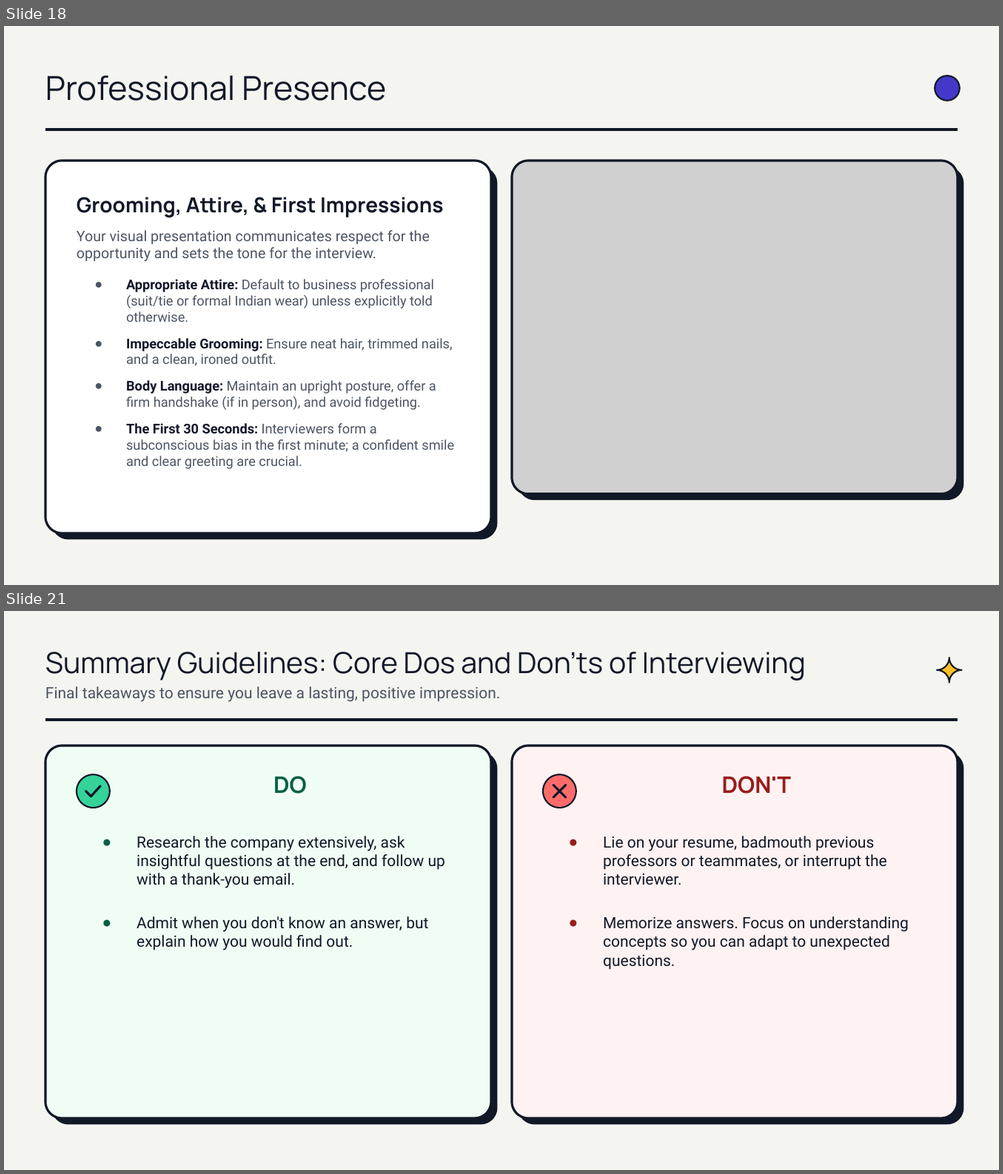
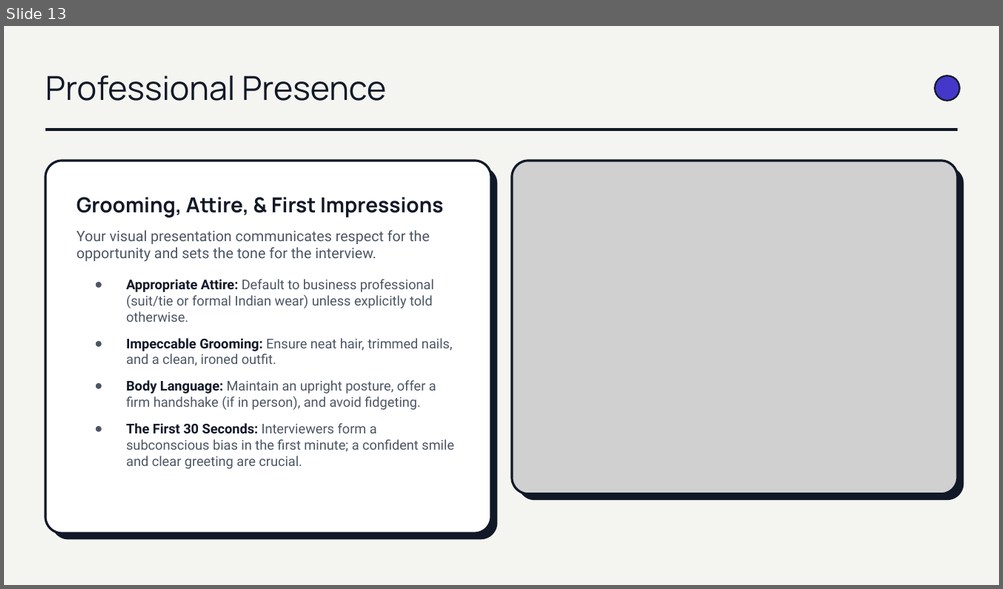
Before and after one commit to brinda-25/workshop, a slide deck: Day4/Mastering_Interview.pptx. Shown one above the other, each under a label of ours: slides 18 and 21 before the commit, slide 13 after it; the slides between them are not shown. The pictures are 1003x1174 and 1003x589 pixels, drawn with LibreOffice and Linux fonts; fonts in the diff are those of the drawing; grey boxes stand for pictures. Boxes give left, top, right and bottom in pixels: in the first picture for what was removed or moved away, otherwise in the second. Text is boxed around its words. In the diff, an @@ line names an element or a change of style, - is before the commit and + after.

```diff
--- a/Day4/Mastering_Interview.pptx
+++ b/Day4/Mastering_Interview.pptx
@@ slide 21 removed at (x1=4, y1=611, x2=999, y2=1170), background #FFFFFF @@
@@ rectangle removed at (x1=4, y1=611, x2=999, y2=1170) @@
@@ text removed at (x1=45, y1=652, x2=805, y2=702) @@
-Summary Guidelines: Core Dos and Don'ts of Interviewing
-Final takeaways to ensure you leave a lasting, positive impression.
@@ freeform shape removed at (x1=936, y1=658, x2=962, y2=683) @@
@@ line removed from (45, 720) to (958, 720) @@
@@ group removed at (x1=45, y1=746, x2=964, y2=1125): 4 rounded rectangles, 4 texts, 2 ellipses, 2 freeform shapes @@
-DO
-● Research the company extensively, ask insightful questions at the end, and follow up with a thank-you email.
-● Admit when you don't know an answer, but explain how you would find out.
-DON'T
-● Lie on your resume, badmouth previous professors or teammates, or interrupt the interviewer.
-● Memorize answers. Focus on understanding concepts so you can adapt to unexpected questions.
@@ what was slide 18 is now slide 13 @@
```
Also in this commit, not shown: 5 slides changed, 5 slides added, 6 other slides removed.
